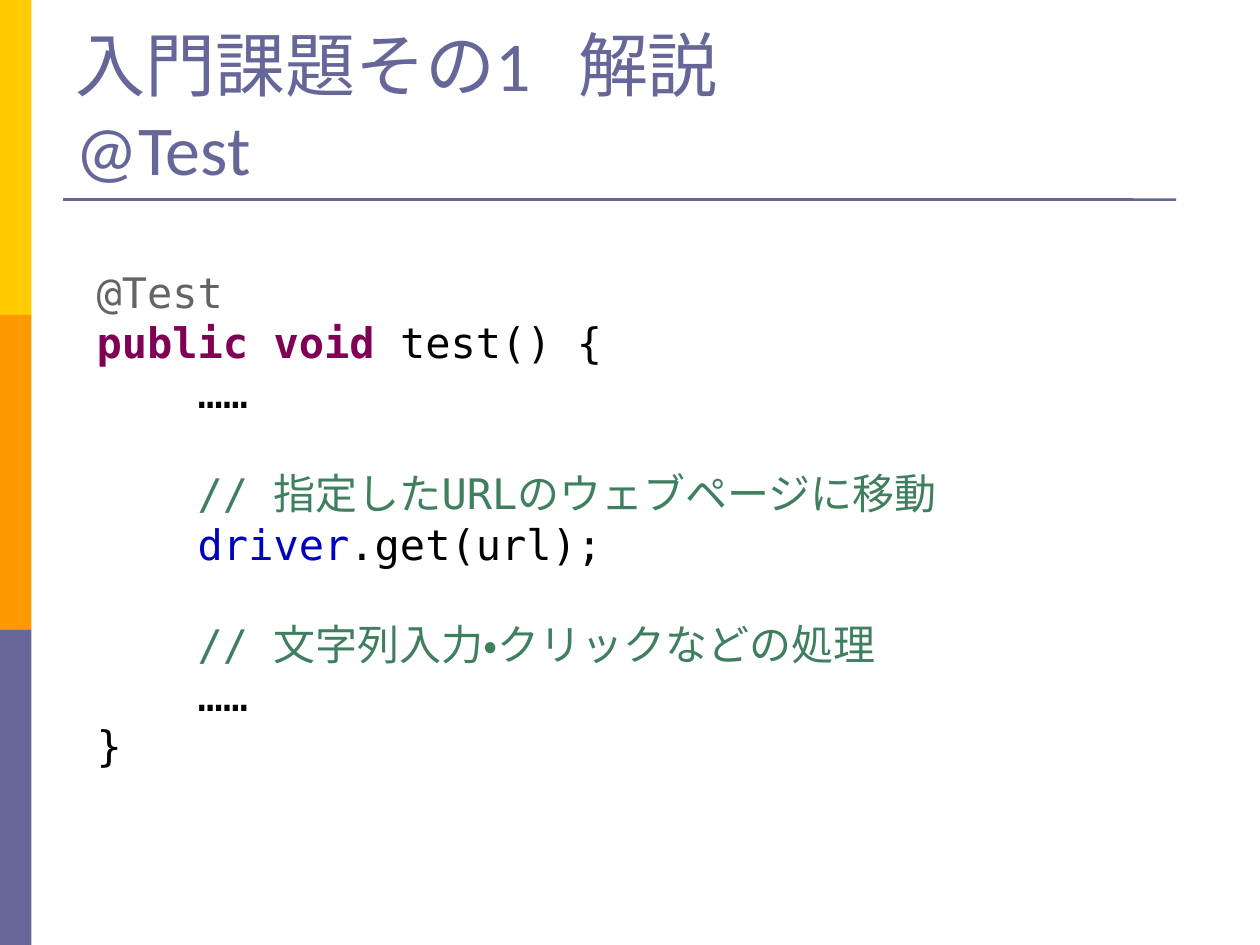
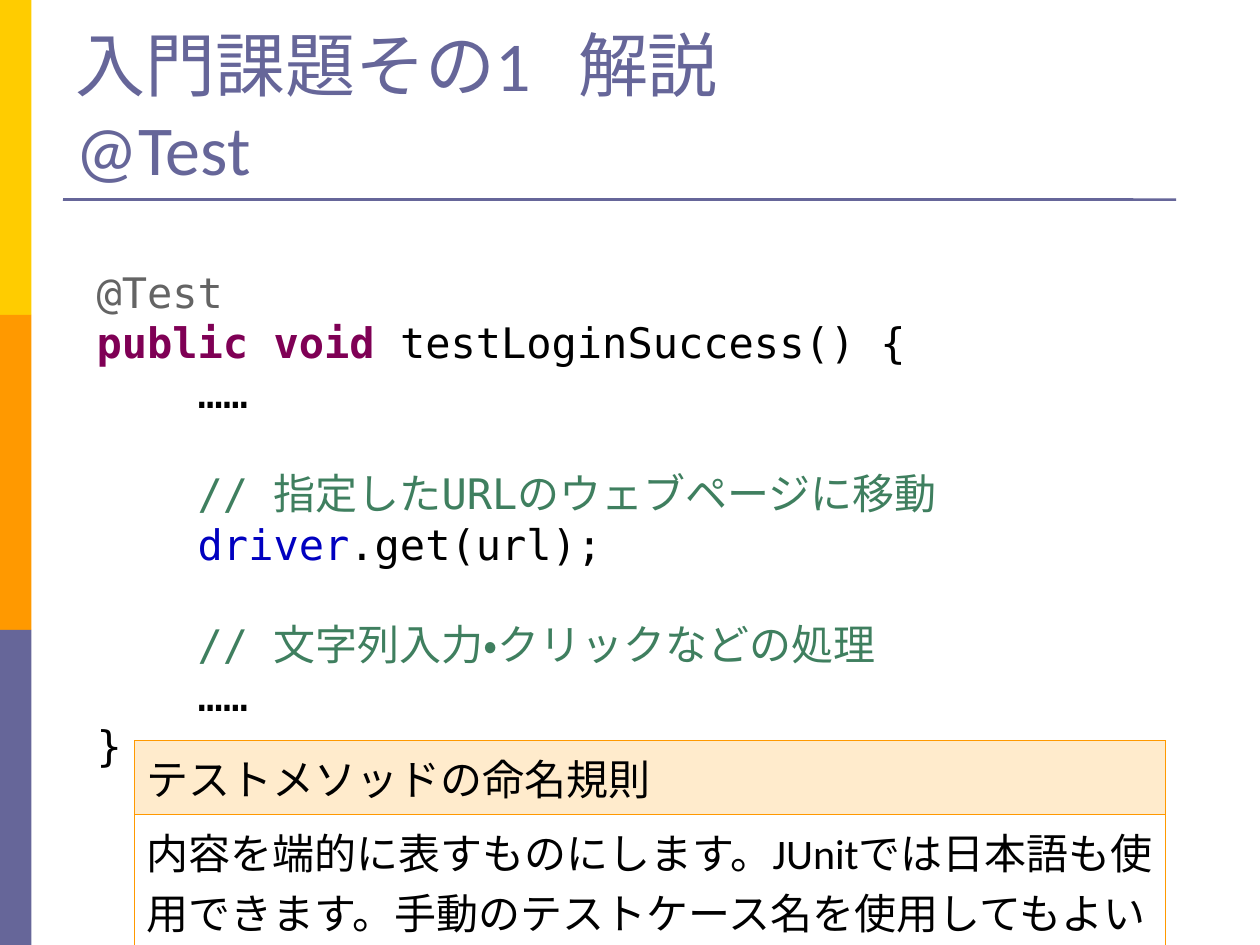
Before and after one commit to takuY-U2/STARHotel, a slide deck: slide 13 of teacher/Slide.ppt. Drawn at 1260x945 pixels with LibreOffice and Linux fonts; fonts in the diff are those of the drawing. Boxes give left, top, right and bottom in pixels: in the first picture for what was removed or moved away, otherwise in the second. Text is boxed around its words. In the diff, an @@ line names an element or a change of style, - is before the commit and + after.

Commit message:
refator test method name

```diff
--- a/teacher/Slide.ppt
+++ b/teacher/Slide.ppt
@@ text at bbox=[97, 324, 855, 367]: text changed; text colour #7F0055 to #000000; bold off @@
-public void test() {
+public void testLoginSuccess() {
@@ table added at bbox=[135, 741, 1167, 937], 2 rows, 1 columns @@
+テストメソッドの命名規則
+内容を端的に表すものにします。JUnitでは日本語も使用できます。手動のテストケース名を使用してもよいでしょう
```
Also in this commit, not shown: 10 other slides changed, 1 slide added, 17 other files.
